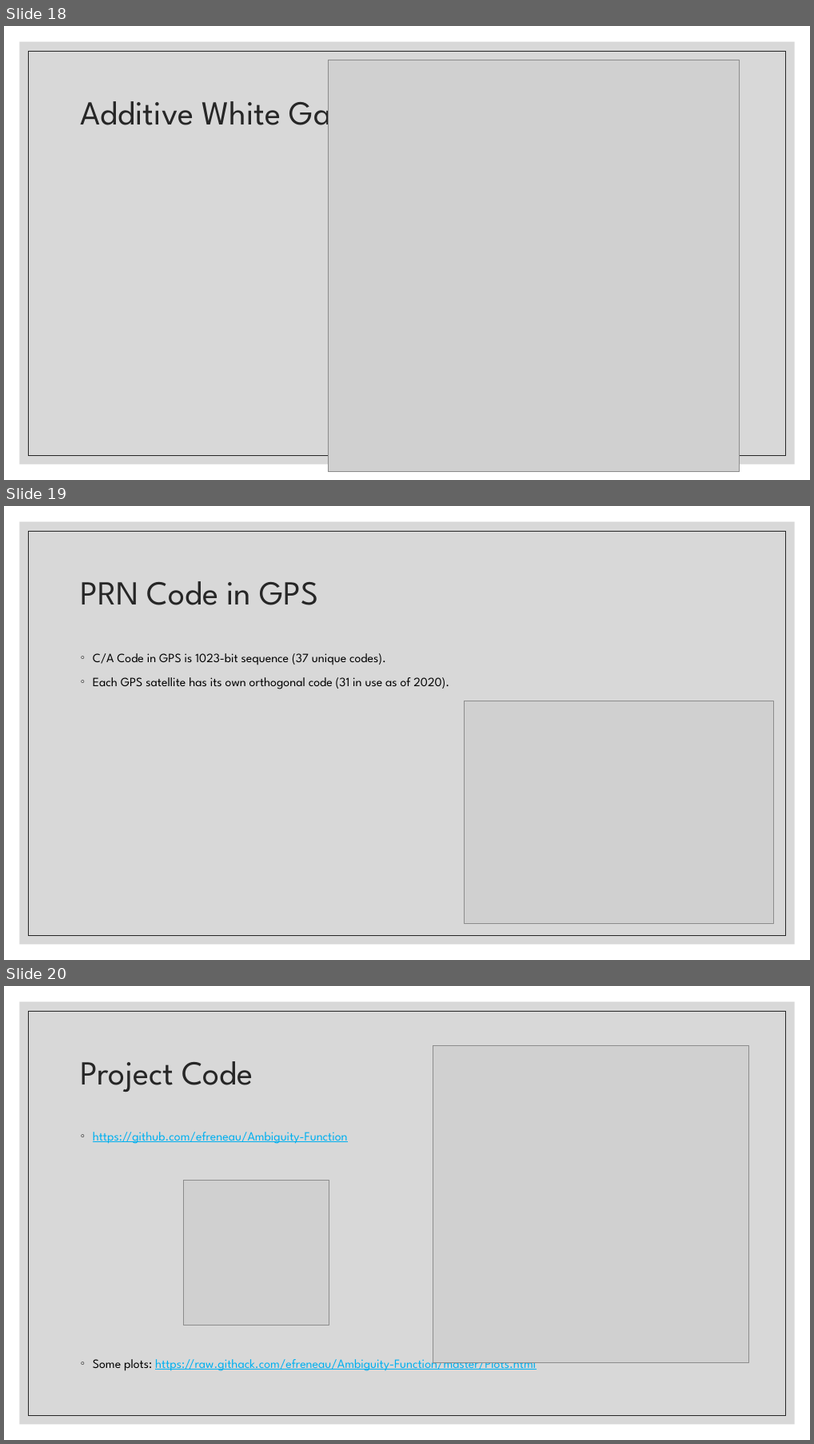
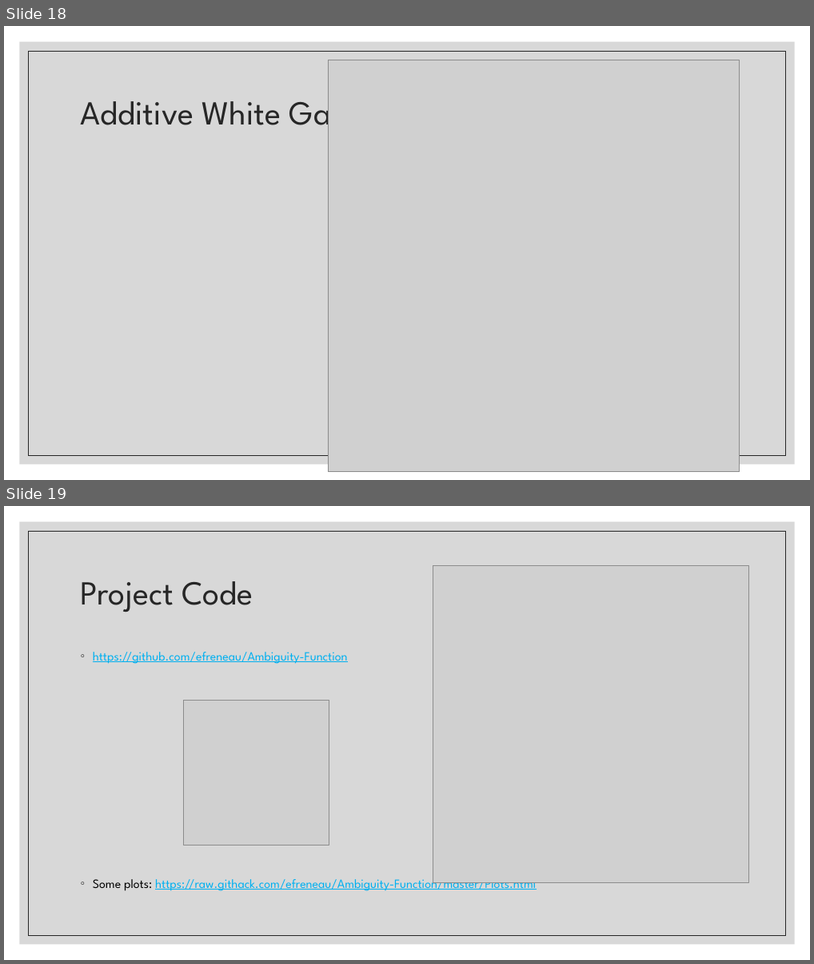
Before and after one commit to efreneau/Ambiguity-Function, a slide deck: The ambiguity function with applications.pptx. Shown one above the other, each under a label of ours: slides 18, 19 and 20 before the commit, slides 18 and 19 after it. The pictures are 814x1444 and 814x964 pixels, drawn with LibreOffice and Linux fonts; fonts in the diff are those of the drawing; grey boxes stand for pictures. Boxes give left, top, right and bottom in pixels: in the first picture for what was removed or moved away, otherwise in the second. Text is boxed around its words. In the diff, an @@ line names an element or a change of style, - is before the commit and + after.

```diff
--- a/The ambiguity function with applications.pptx
+++ b/The ambiguity function with applications.pptx
@@ slide 19 removed at bbox=[4, 506, 810, 960], background #FFFFFF; not listed: 2 template elements that a slide beside it also shows @@
@@ title removed at bbox=[81, 581, 319, 605] @@
-PRN Code in GPS
@@ text removed at bbox=[93, 653, 450, 689] @@
-◦ C/A Code in GPS is 1023-bit sequence (37 unique codes).
-◦ Each GPS satellite has its own orthogonal code (31 in use as of 2020).
@@ picture removed at bbox=[465, 700, 774, 923] @@
@@ what was slide 20 is now slide 19 @@
```
Also in this commit, not shown: 1 other file.
